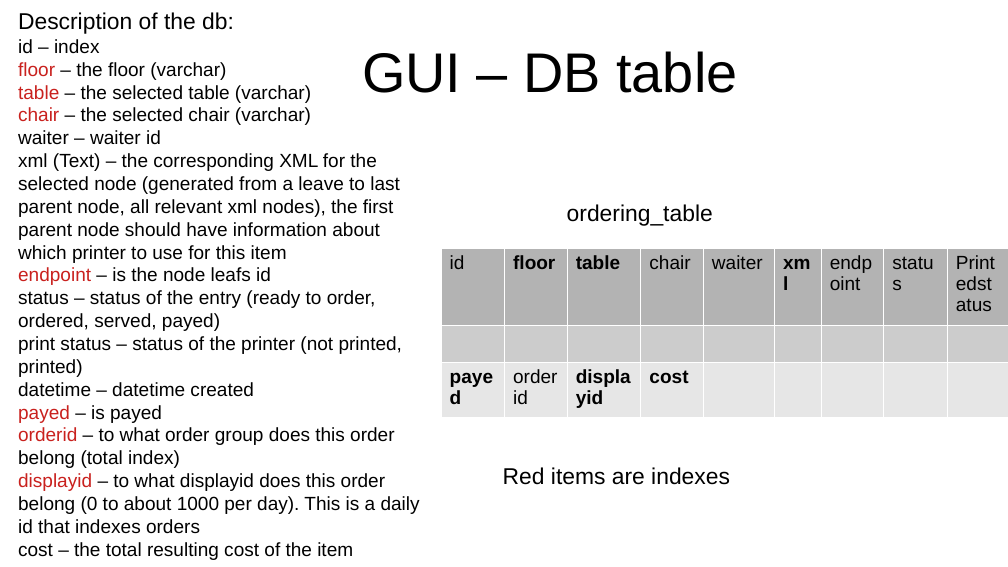
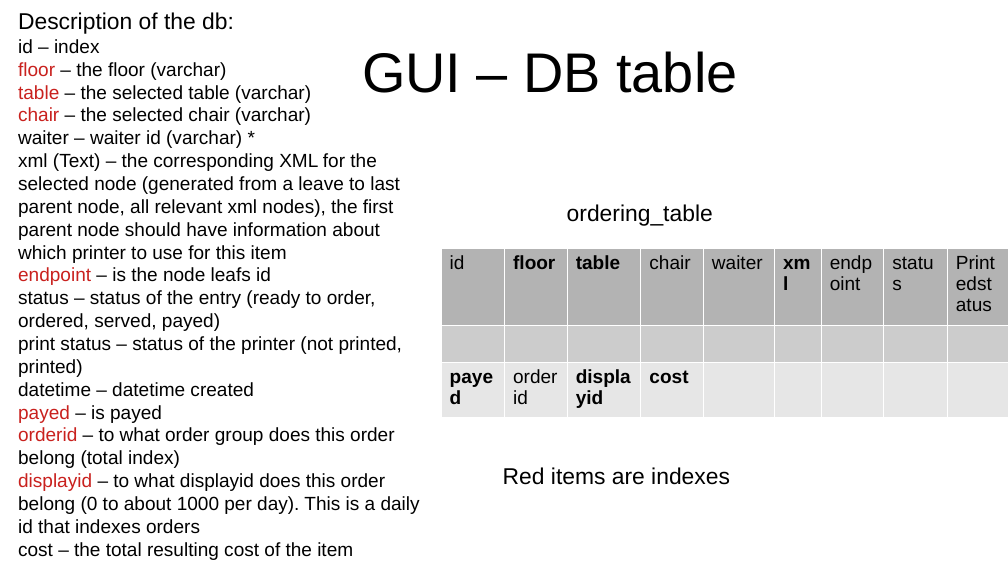
Before and after one commit to GregorGT/GastroManager, a slide deck: slide 5 of Documentation/desktop_android_payments.odp. Drawn at 1008x567 pixels with LibreOffice and Linux fonts; fonts in the diff are those of the drawing. Boxes give left, top, right and bottom in pixels: in the first picture for what was removed or moved away, otherwise in the second. Text is boxed around its words. In the diff, an @@ line names an element or a change of style, - is before the commit and + after.

```diff
--- a/Documentation/desktop_android_payments.odp
+++ b/Documentation/desktop_android_payments.odp
@@ text at [18, 130, 242, 148]: text changed @@
-waiter – waiter id
+waiter – waiter id (varchar) *
```
Also in this commit, not shown: 1 other slide changed, 2 other files.
